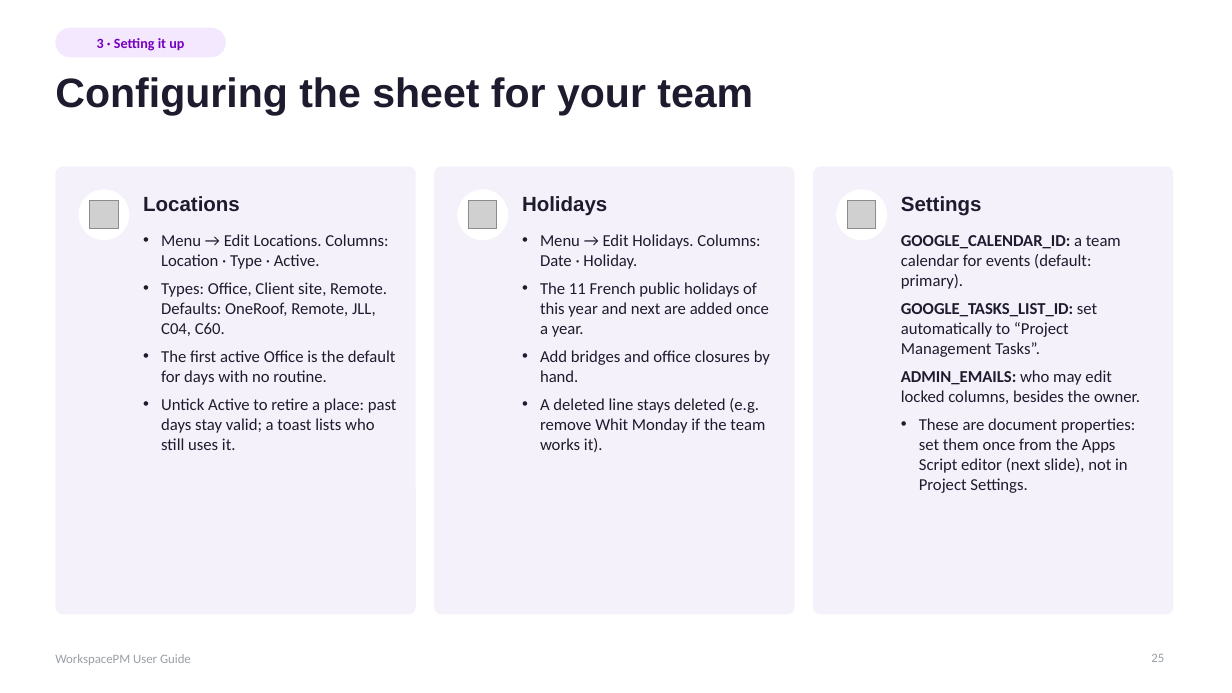
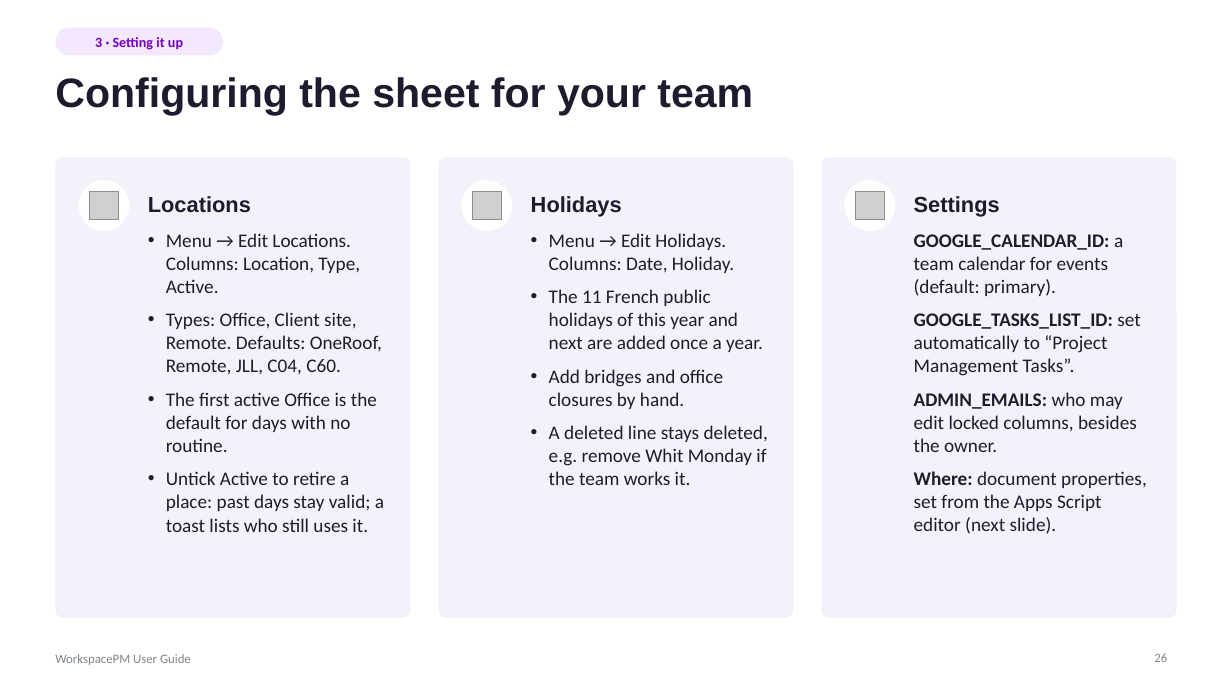
Before and after one commit to hugoglvs/WorkspaceTM, a slide deck: slide 26 of docs/WorkspacePM User Guide.pptx (slide 25 before the commit). Drawn at 1232x693 pixels with LibreOffice and Linux fonts; fonts in the diff are those of the drawing; grey boxes stand for pictures. Boxes give left, top, right and bottom in pixels: in the first picture for what was removed or moved away, otherwise in the second. Text is boxed around its words. In the diff, an @@ line names an element or a change of style, - is before the commit and + after.

```diff
--- a/docs/WorkspacePM User Guide.pptx
+++ b/docs/WorkspacePM User Guide.pptx
@@ rounded rectangle "3 · Setting it up" at box(55, 28, 223, 55): proportions changed @@
@@ rounded rectangle: place and size @@
-rounded rectangle at box(55, 166, 416, 615)
+rounded rectangle at box(55, 157, 410, 618)
@@ rounded rectangle: place and size @@
-rounded rectangle at box(434, 166, 795, 615)
+rounded rectangle at box(438, 157, 793, 618)
@@ rounded rectangle: place and size @@
-rounded rectangle at box(813, 166, 1174, 615)
+rounded rectangle at box(822, 157, 1177, 618)
@@ ellipse: place and size @@
-ellipse at box(79, 189, 129, 240)
+ellipse at box(79, 180, 129, 231)
@@ picture: place and size @@
-picture at box(90, 201, 118, 229)
+picture at box(90, 191, 118, 220)
@@ ellipse: place and size @@
-ellipse at box(457, 189, 508, 240)
+ellipse at box(461, 180, 512, 231)
@@ picture: place and size @@
-picture at box(469, 201, 497, 229)
+picture at box(473, 191, 502, 220)
@@ text "Holidays": place and size @@
-text "Holidays" at box(522, 196, 607, 216)
+text "Holidays" at box(531, 196, 622, 217)
@@ ellipse: place and size @@
-ellipse at box(836, 189, 887, 240)
+ellipse at box(845, 180, 896, 231)
@@ picture: place and size @@
-picture at box(848, 201, 876, 229)
+picture at box(856, 191, 884, 220)
@@ size 16 to 17 pt in 3 elements at box(531, 196, 622, 217), box(148, 196, 251, 213), box(914, 196, 1000, 217) @@
@@ text "Settings": place and size @@
-text "Settings" at box(901, 196, 982, 216)
+text "Settings" at box(914, 196, 1000, 217)
@@ text at box(166, 233, 360, 293): text changed; size 13 to 15 pt @@
-• Menu → Edit Locations. Columns: Location · Type · Active.
+• Menu → Edit Locations. Columns: Location, Type, Active.
@@ text "Menu → Edit Holidays. Columns: ...": place and size @@
-text "Menu → Edit Holidays. Columns: ..." at box(540, 234, 770, 452)
+text "Menu → Edit Holidays. Columns: ..." at box(549, 233, 768, 485)
@@ text at box(549, 233, 734, 273): text changed; size 13 to 15 pt @@
-• Menu → Edit Holidays. Columns: Date · Holiday.
+• Menu → Edit Holidays. Columns: Date, Holiday.
@@ text at box(914, 234, 1140, 452): size 13 to 15 pt in "GOOGLE_CALENDAR_ID: a team calendar for events (default: ...", "GOOGLE_TASKS_LIST_ID: set automatically to “Project Manageme ...", "ADMIN_EMAILS: who may edit locked columns, besides ..."; more space between paragraphs @@
@@ text "GOOGLE_CALENDAR_ID: a team calendar for ...": place and size @@
-text "GOOGLE_CALENDAR_ID: a team calendar for ..." at box(901, 235, 1140, 493)
+text "GOOGLE_CALENDAR_ID: a team calendar for ..." at box(914, 234, 1147, 534)
@@ text at box(549, 289, 763, 409): size 13 to 15 pt in "The 11 French public holidays of this ...", "Add bridges and office closures by hand."; more space between paragraphs @@
@@ text at box(166, 312, 384, 532): size 13 to 15 pt in "Types: Office, Client site, Remote. Defaults: OneRoof, ...", "The first active Office is the default ...", "Untick Active to retire a place: past ..."; more space between paragraphs; less space between paragraphs @@
@@ text at box(549, 425, 768, 485): text changed; size 13 to 15 pt @@
-• A deleted line stays deleted (e.g. remove Whit Monday if the team works it).
+• A deleted line stays deleted, e.g. remove Whit Monday if the team works it.
@@ text at box(914, 471, 1147, 534): text changed; size 13 to 15 pt @@
-• These are document properties: set them once from the Apps Script editor (next slide), not in Project Settings.
+• Where: document properties, set from the Apps Script editor (next slide).
@@ text "WorkspacePM User Guide" at box(55, 654, 191, 665): text colour #9AA0A6 to #80868B @@
@@ page number at box(1154, 653, 1167, 662): text changed; text colour #9AA0A6 to #80868B @@
-25
+26
```
Also in this commit, not shown: 50 other slides changed, 1 slide added, 27 other files.
